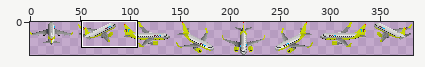
Two states of a sprite sheet, src/Aircraft/Boeing/B737_800/B737_800_jin.png. The first picture is a wide view before the edit; the outline marks the close-up.
Close-up. Old version:
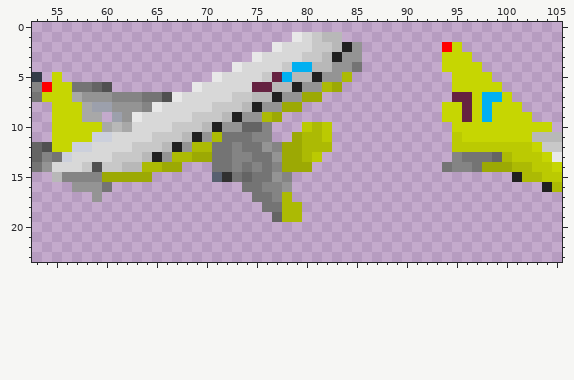
The file is 383x33 pixels. Colours within 5 levels of each other are drawn and written as one. Shown: x 53..105, y 0..23. The commit also changed other parts of the picture, which this record leaves out.
New version:
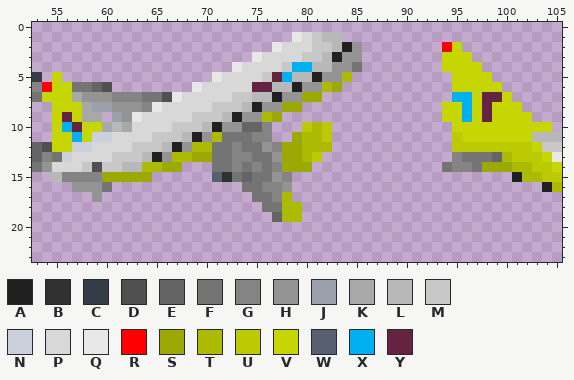
Palette (. is transparent): A #202020  B #303030  C #343c48  D #505050  E #646464  F #747474  G #848484  H #949494  J #9ca0ac  K #a8a8a8  L #b8b8b8  M #c8c8c8  N #ccd0dc  P #d8d8d8  Q #e8e8e8  R #ff0000  S #9ca904  T #acba04  U #bbca02  V #c6d602  W #586070  X #01b0f1  Y #652241
The exact change:
@@ x 53..105 @@
  6 GRVVFFED........QPPPPPYYLLAHHTS...........VVVVV......
- 7 FVVVKHHHGGGFFDQPPPPPMMLLAHHSS.............YYVXXV.....
- 8 ..VVVKJJHHHGQPPPPPMMMLAHHSS..............VVYVXVVV....
- 9 ..VVVKK.JHQPPPPPMMMLAHHTS................VVYVXVVVV...
-10 ..VVVVVKLKPPPPMMMLAHHEEG...UTU............VVVVVVVVVV.
-11 ..VVVVNNPPPPMMMLAHTFFFGG..STTU............UVVVVVVVLLL
+ 7 FVVVKHHHGGGFFDQPPPPPMMLLAHHSS.............XXVYYV.....
+ 8 ..VVVKJJHHHGQPPPPPMMMLAHHSS..............VVXVYVVV....
+ 9 ..VYVKK.JHQPPPPPMMMLAHHTS................VVXVYVVVV...
+10 ..VXYVVKLKPPPPMMMLAHHEEG...UTU............VVVVVVVVVV.
+11 ..VVXVNNPPPPMMMLAHTFFFGG..STTU............UVVVVVVVLLL
 12 EDVVNNPPPPMMMLAHTTFFGFFHGSSTTT............UUUUUUUUVMM
Where, in picture pixels (left, top, right, bottom), the same in both close-ups:
changed: (452, 92, 502, 122)
changed: (62, 112, 82, 142)
